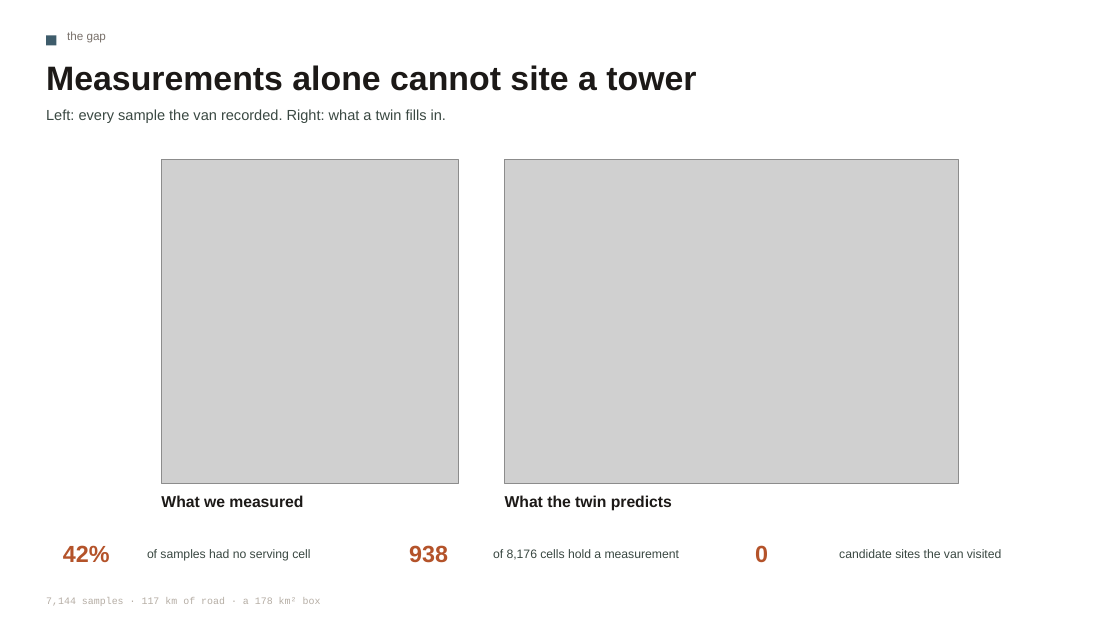
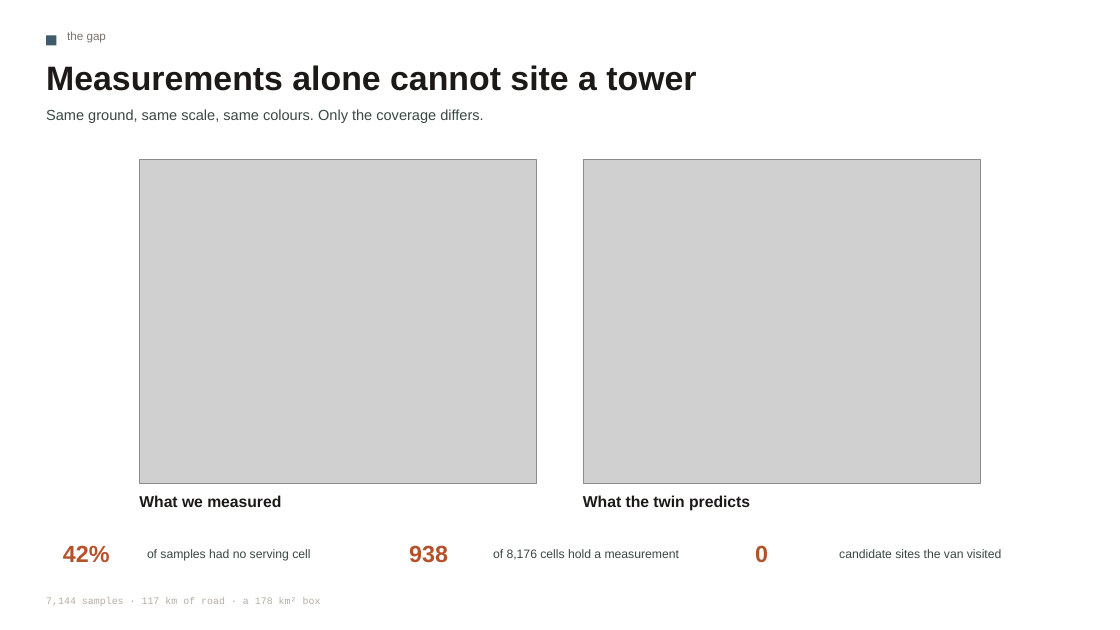
Before and after one commit to mtang724/arathon-c03-rural-infrastructure-placement, a slide deck: slide 2 of ARA_Challenge3.pptx. Drawn at 1120x630 pixels with LibreOffice and Linux fonts; fonts in the diff are those of the drawing; grey boxes stand for pictures. Boxes give left, top, right and bottom in pixels: in the first picture for what was removed or moved away, otherwise in the second. Text is boxed around its words. In the diff, an @@ line names an element or a change of style, - is before the commit and + after.

```diff
--- a/ARA_Challenge3.pptx
+++ b/ARA_Challenge3.pptx
@@ text at (46, 109, 483, 123): text changed @@
-Left: every sample the van recorded. Right: what a twin fills in.
+Same ground, same scale, same colours. Only the coverage differs.
@@ picture: place and size @@
-picture at (161, 160, 458, 483)
+picture at (139, 160, 537, 483)
@@ picture: place and size @@
-picture at (505, 160, 959, 483)
+picture at (583, 160, 981, 483)
@@ text "What we measured": place and size @@
-text "What we measured" at (161, 495, 303, 507)
+text "What we measured" at (139, 495, 281, 507)
@@ text "What the twin predicts": place and size @@
-text "What the twin predicts" at (505, 495, 672, 511)
+text "What the twin predicts" at (583, 495, 750, 511)
```
Also in this commit, not shown: 1 other slide changed, 5 other files.
